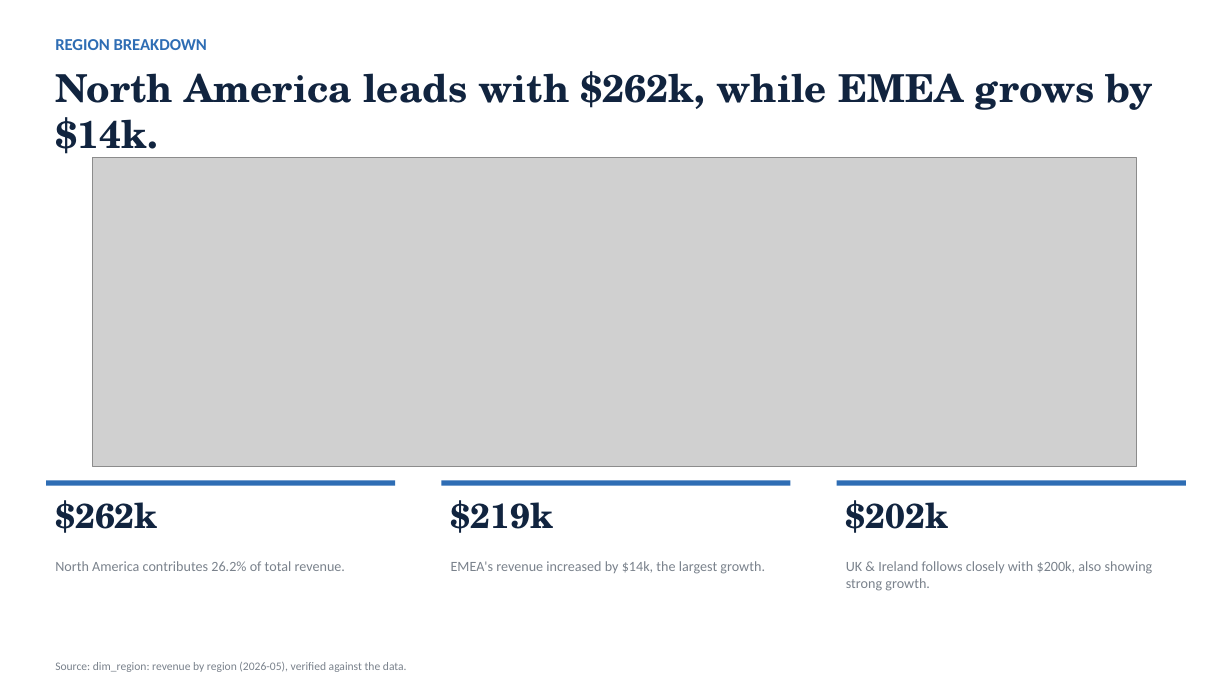
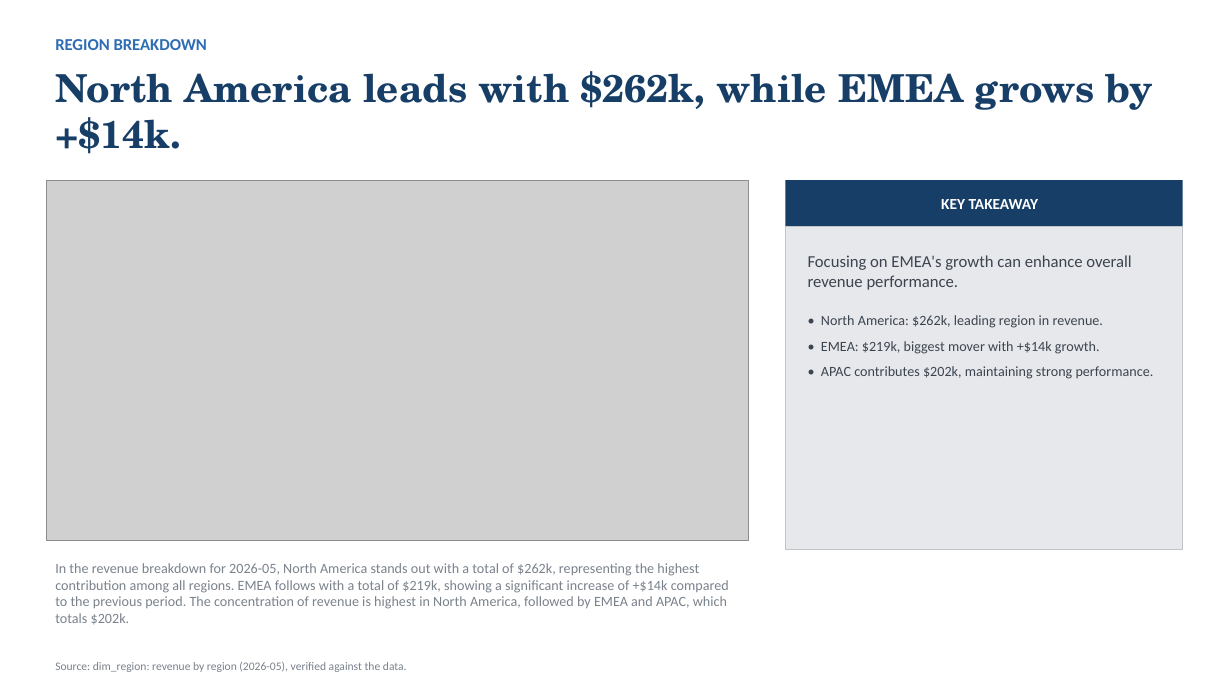
Before and after one commit to AronSarosi/ai-report-generator, a slide deck: slide 4 of app/examples/retail_sales/report.pptx. Drawn at 1232x693 pixels with LibreOffice and Linux fonts; fonts in the diff are those of the drawing; grey boxes stand for pictures. Boxes give left, top, right and bottom in pixels: in the first picture for what was removed or moved away, otherwise in the second. Text is boxed around its words. In the diff, an @@ line names an element or a change of style, - is before the commit and + after.

```diff
--- a/app/examples/retail_sales/report.pptx
+++ b/app/examples/retail_sales/report.pptx
@@ text at <box>55,71,1154,154</box>: text changed; text colour #11243F to #163E66 @@
-North America leads with $262k, while EMEA grows by $14k.
+North America leads with $262k, while EMEA grows by +$14k.
@@ picture: place and size @@
-picture at <box>92,157,1137,467</box>
+picture at <box>46,180,749,541</box>
@@ rectangle added at <box>786,180,1183,226</box>, fill #163E66, 12 pt, text #FFFFFF, bold @@
+KEY TAKEAWAY
@@ rectangle added at <box>786,226,1183,550</box>, fill #E6E8EB, outline #C0C5C9 0.75 pt, 11 pt, text #3C4450 @@
+Focusing on EMEA's growth can enhance overall revenue performance.
+• North America: $262k, leading region in revenue.
+• EMEA: $219k, biggest mover with +$14k growth.
+• APAC contributes $202k, maintaining strong performance.
@@ rectangle removed at <box>46,481,396,486</box> @@
@@ text removed at <box>55,500,158,533</box> @@
-$262k
@@ rectangle removed at <box>442,481,791,486</box> @@
@@ text removed at <box>451,500,554,533</box> @@
-$219k
@@ rectangle removed at <box>837,481,1187,486</box> @@
@@ text removed at <box>846,500,949,533</box> @@
-$202k
@@ text removed at <box>55,561,345,571</box> @@
-North America contributes 26.2% of total revenue.
@@ text added at <box>55,563,729,625</box>, 11 pt, text #7A828C @@
+In the revenue breakdown for 2026-05, North America stands out with a total of $262k, representing the highest contribution among all regions. EMEA follows with a total of $219k, showing a significant increase of +$14k compared to the previous period. The concentration of revenue is highest in North America, followed by EMEA and APAC, which totals $202k.
@@ text removed at <box>451,561,765,574</box> @@
-EMEA's revenue increased by $14k, the largest growth.
@@ text removed at <box>846,561,1153,591</box> @@
-UK & Ireland follows closely with $200k, also showing strong growth.
```
Also in this commit, not shown: 6 other slides changed, 1 slide added, 1 slide removed, 42 other files.
